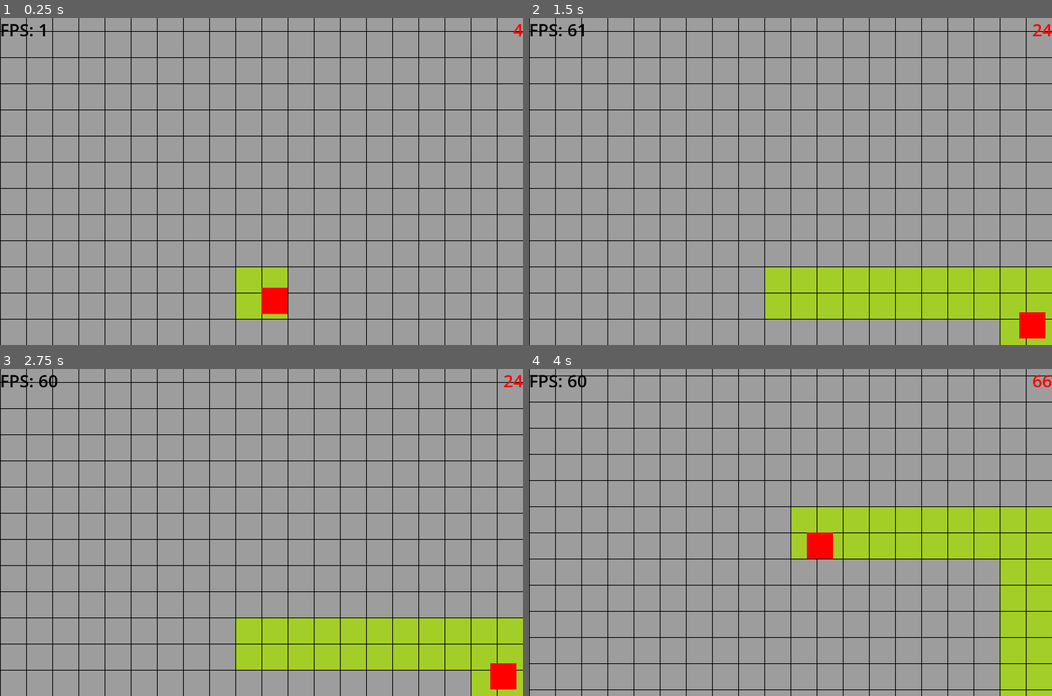
Above: before the commit, frames 1-4 (two rows, left to right).
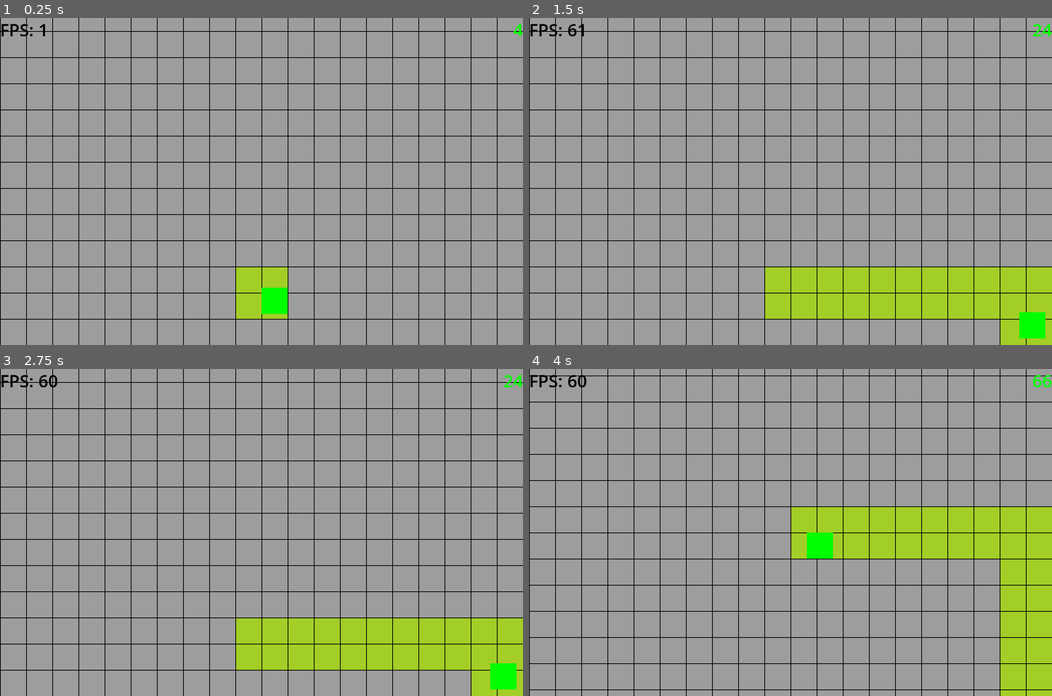
Above: after the commit, the same moments.

Repository: NIK-98/Paint_The_Ground
Game: Godot game, scene res://sceens/level.tscn
The game is run twice, just before and just after one commit, with the same random seed, the same clock (stepped at 60 frames per second) and the same inputs. This scene is started directly instead of the project's main scene.
Inputs:
- Up to frame 1 (0.25 s): no input
- Up to frame 2 (1.5 s): tap Enter at 0.5 s; hold D (right) 0.53-1.28 s; hold S (down) from 1.28 s (still down)
- Up to frame 3 (2.75 s): tap R (reset) at 2 s; release S (down) at 2.03 s; hold D (right) from 2.03 s (still down)
- Up to frame 4 (4 s): tap R (reset) at 2.75 s; release D (right) at 2.78 s; hold W (up) 2.78-3.53 s; hold A (left) from 3.53 s (still down)

The runs differ from the first frame. In frame 1, 0.4% of the frame differs, in the area x 50-100%, y 1-91%; in frame 2, 0.5%; in frame 3, 0.5%; in frame 4, 0.5%, in the area x 53-100%, y 1-58%.

Commit message:
scores stabiliesirt und farben an spieler angepast für bessere übersicht

Diff:
--- a/scripts/player.gd
+++ b/scripts/player.gd
@@ -91,8 +91,8 @@
 
 func color_change():
 	if get_parent().get_child(0) != null and get_parent().get_child(0).name == name:
+		get_node("Color").set_color(Color(0,255,0))
+	if get_parent().get_child(1) != null and get_parent().get_child(1).name == name:
 		get_node("Color").set_color(Color(255,0,0))
-	if get_parent().get_child(1) != null and get_parent().get_child(1).name == name:
+	if get_parent().get_child(2) != null and get_parent().get_child(2).name == name:
 		get_node("Color").set_color(Color(0,0,255))
-	if get_parent().get_child(2) != null and get_parent().get_child(2).name == name:
-		get_node("Color").set_color(Color(0,255,0))
--- a/scripts/score_label.gd
+++ b/scripts/score_label.gd
@@ -5,7 +5,7 @@
 var player_list = []
 
 func _process(delta):
-	wertung()
+	call_deferred("wertung")
 
 
 func wertung():
